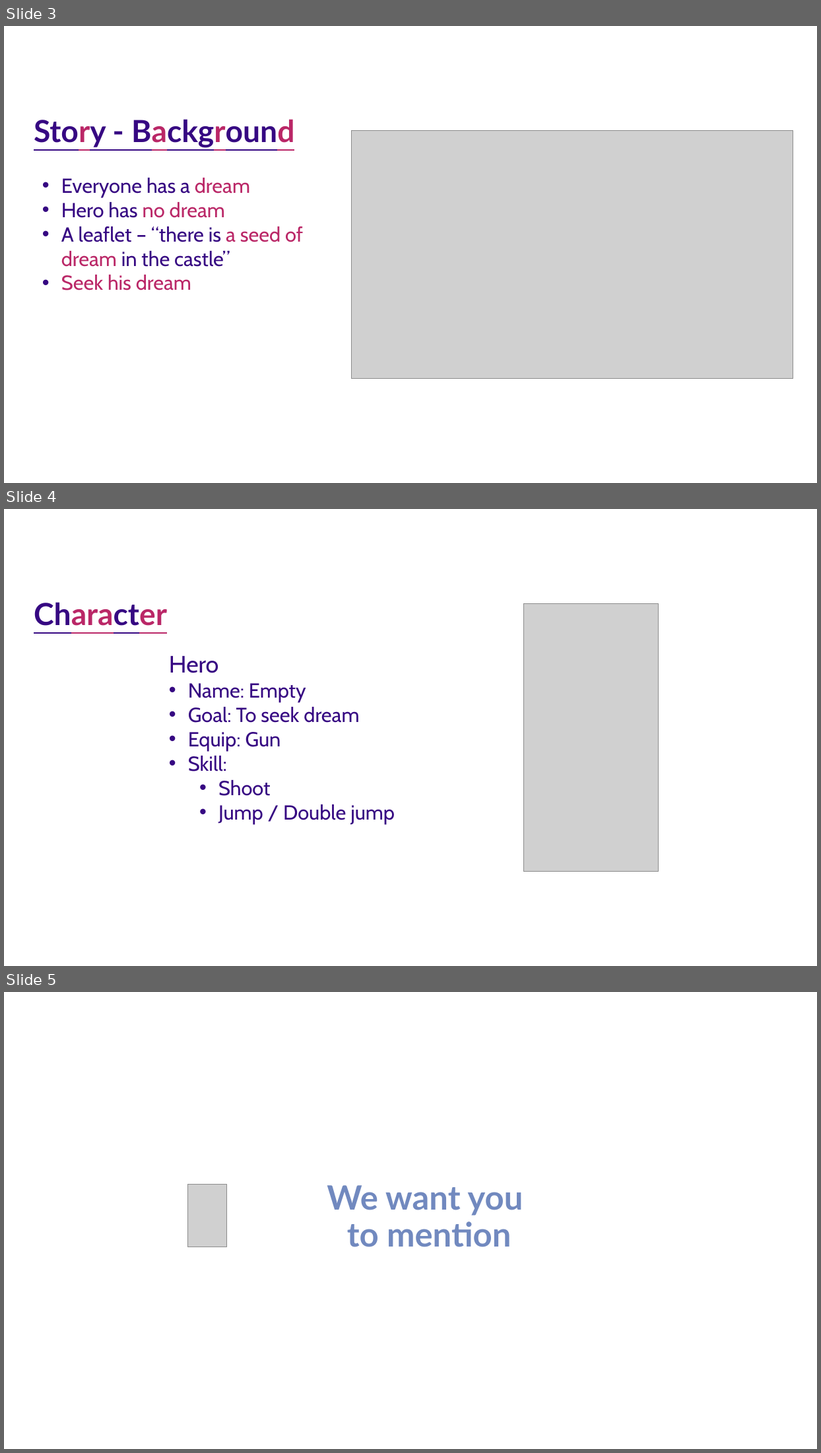
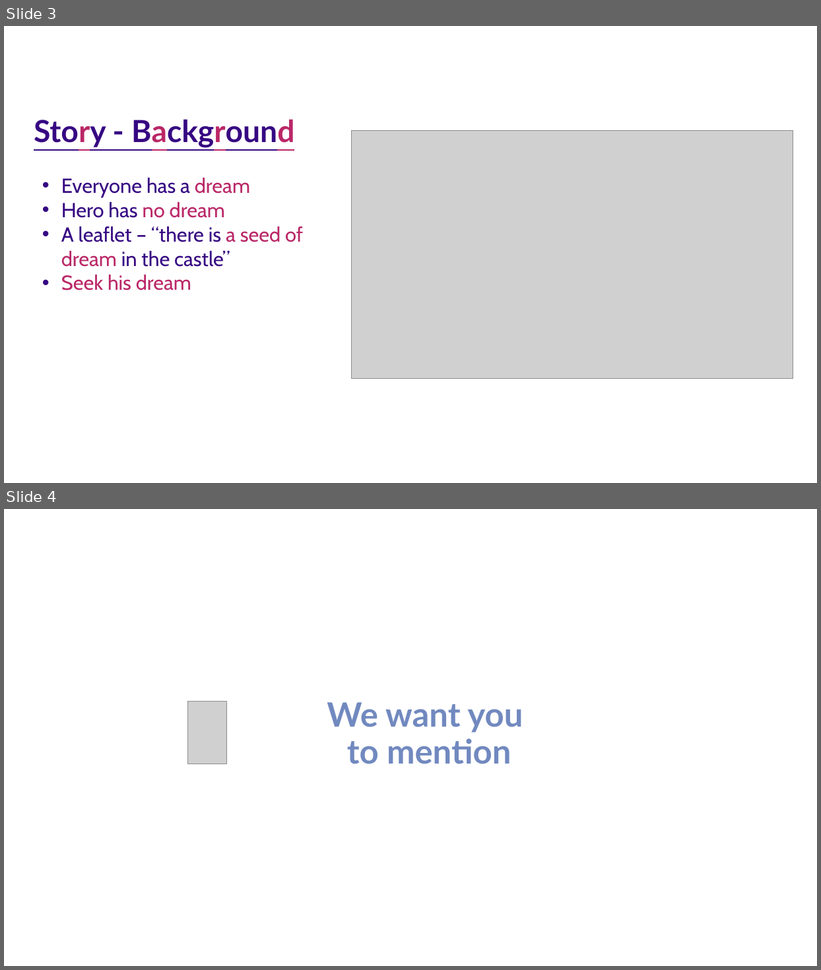
Before and after one commit to ballballtang/I-wanna-be-a-dreamer, a slide deck: presentations/AlphaTest_IWannaBeADreamer.pptx. Shown one above the other, each under a label of ours: slides 3, 4 and 5 before the commit, slides 3 and 4 after it. The pictures are 821x1453 and 821x970 pixels, drawn with LibreOffice and Linux fonts; fonts in the diff are those of the drawing; grey boxes stand for pictures; background and template pictures are left out. Boxes give left, top, right and bottom in pixels: in the first picture for what was removed or moved away, otherwise in the second. Text is boxed around its words. In the diff, an @@ line names an element or a change of style, - is before the commit and + after.

```diff
--- a/presentations/AlphaTest_IWannaBeADreamer.pptx
+++ b/presentations/AlphaTest_IWannaBeADreamer.pptx
@@ slide 4 removed at bbox=[4, 509, 817, 966], background picture (left out) @@
@@ text removed at bbox=[34, 602, 167, 626] @@
-Character
@@ picture removed at bbox=[523, 603, 659, 872] @@
@@ text removed at bbox=[169, 656, 395, 824] @@
-Hero
-• Name: Empty
-• Goal: To seek dream
-• Equip: Gun
-• Skill:
-  • Shoot
-  • Jump / Double jump
@@ what was slide 5 is now slide 4 @@
```
Also in this commit, not shown: 1 slide changed, 6 other files.
